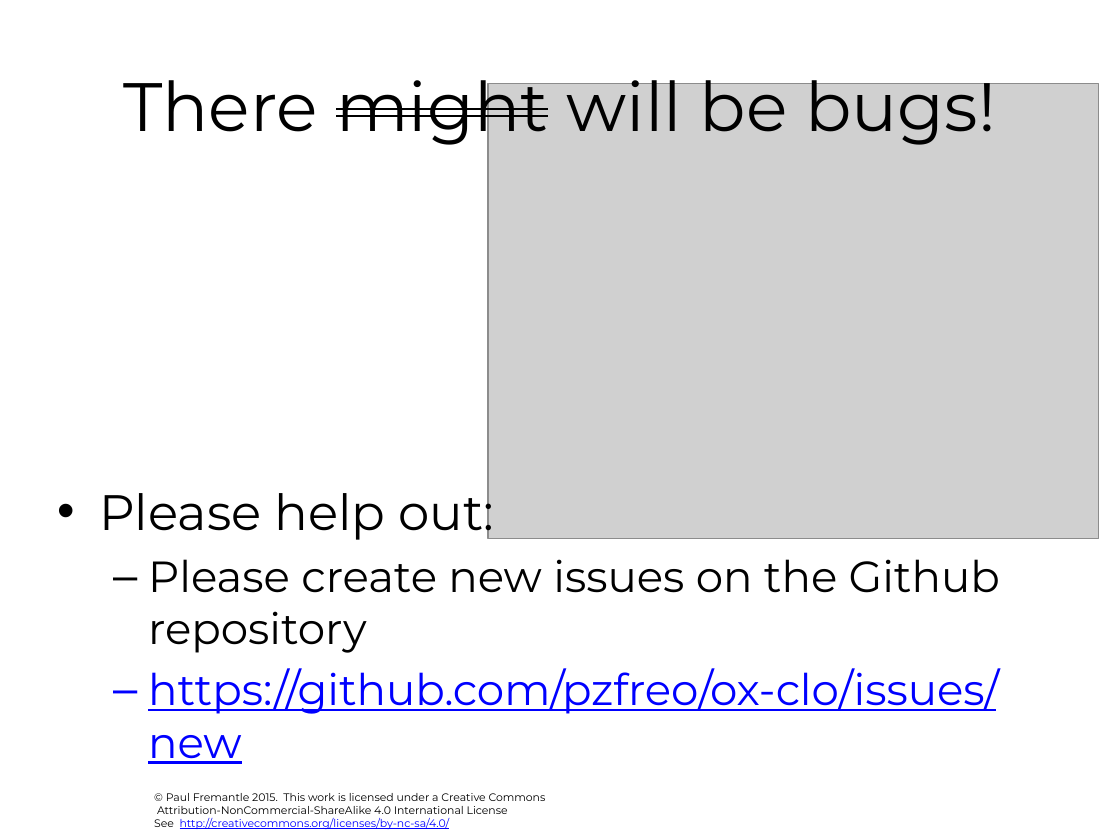
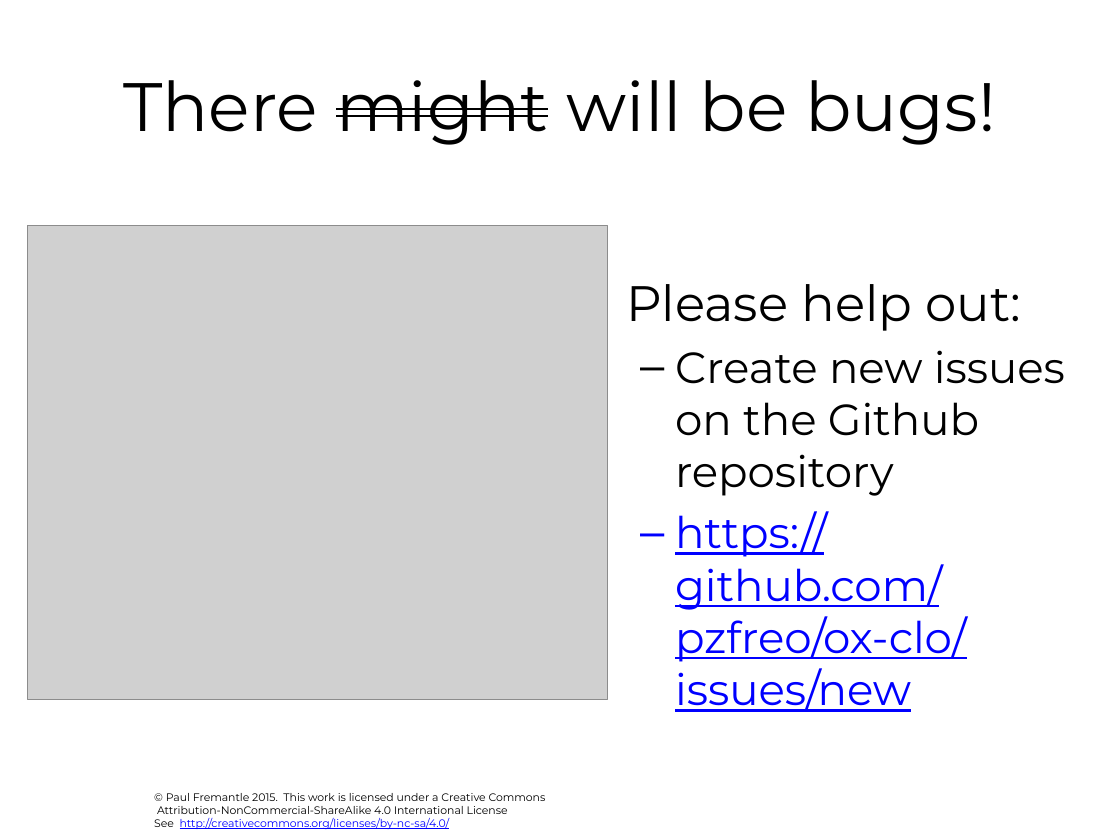
Before and after one commit to pzfreo/ox-clo, a slide deck: slide 14 of pres-source/00-intro.pptx. Drawn at 1120x840 pixels with LibreOffice and Linux fonts; fonts in the diff are those of the drawing; grey boxes stand for pictures; background and template pictures are left out. Boxes give left, top, right and bottom in pixels: in the first picture for what was removed or moved away, otherwise in the second. Text is boxed around its words. In the diff, an @@ line names an element or a change of style, - is before the commit and + after.

```diff
--- a/pres-source/00-intro.pptx
+++ b/pres-source/00-intro.pptx
@@ picture removed at <box>488,84,1099,539</box> @@
@@ text "Please help out:": place and size @@
-text "Please help out:" at <box>99,481,1000,764</box>
+text "Please help out:" at <box>626,284,1065,712</box>
@@ picture added at <box>28,225,608,699</box> @@
@@ text at <box>675,350,1065,496</box>: text changed @@
-  – Please create new issues on the Github repository
+  – Create new issues on the Github repository
```
Also in this commit, not shown: 4 other slides changed, 7 other files.
